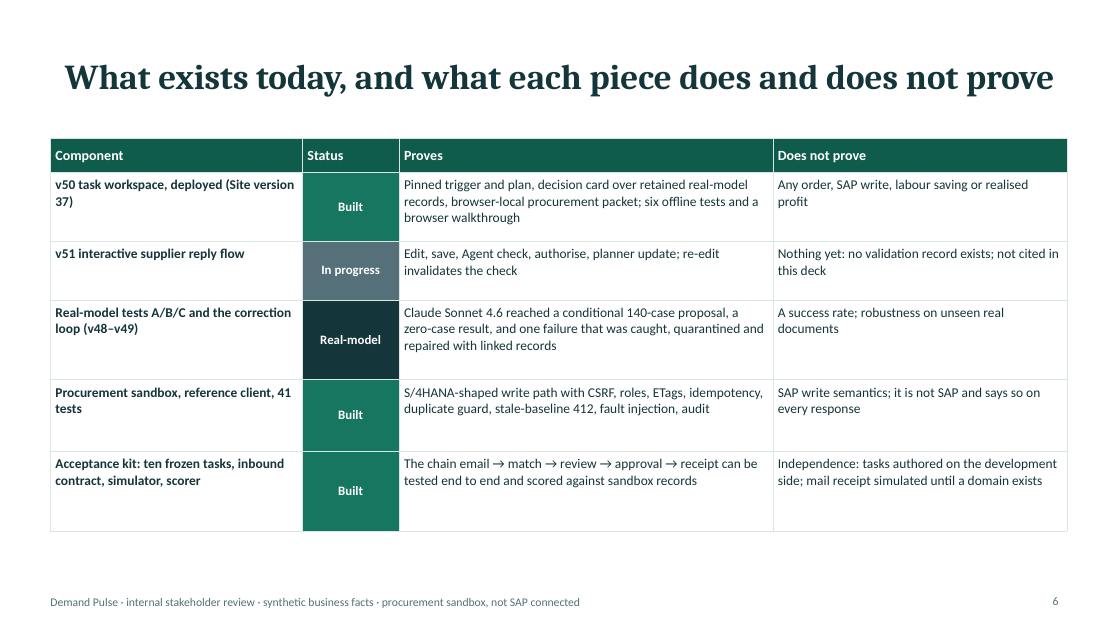
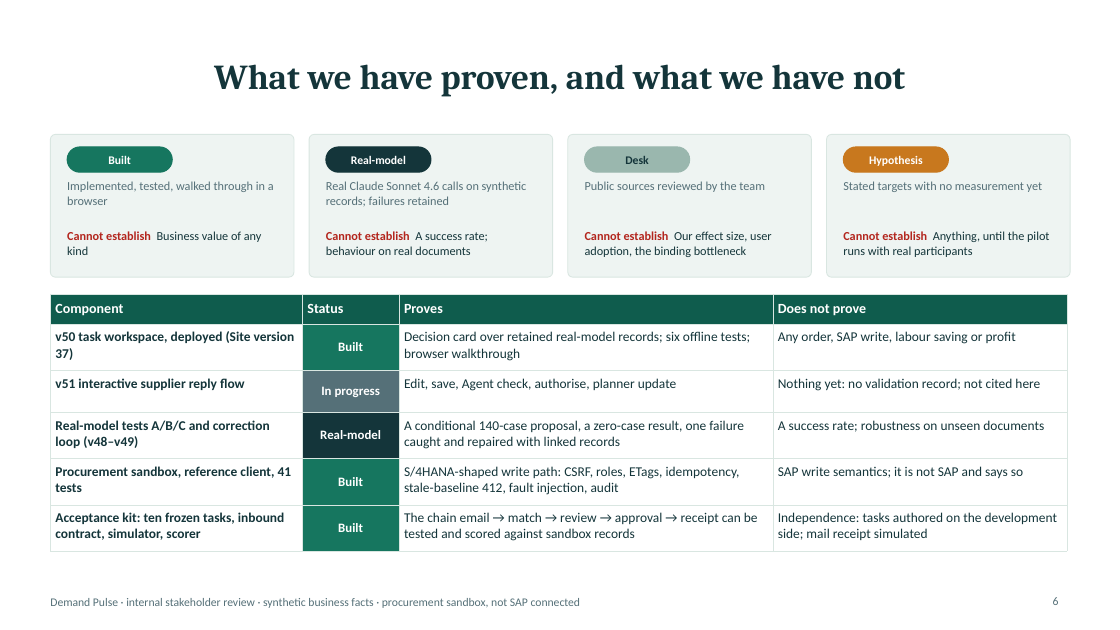
Before and after one commit to logisticPM/sap, a slide deck: slide 6 of presentations/SAP_Demand_Pulse_Business_Case_Deck.pptx. Drawn at 1120x630 pixels with LibreOffice and Linux fonts; fonts in the diff are those of the drawing. Boxes give left, top, right and bottom in pixels: in the first picture for what was removed or moved away, otherwise in the second. Text is boxed around its words. In the diff, an @@ line names an element or a change of style, - is before the commit and + after.

```diff
--- a/presentations/SAP_Demand_Pulse_Business_Case_Deck.pptx
+++ b/presentations/SAP_Demand_Pulse_Business_Case_Deck.pptx
@@ title at [214,64,905,96]: text changed @@
-What exists today, and what each piece does and does not prove
+What we have proven, and what we have not
@@ rounded rectangle added at [50,134,294,277], fill #EEF4F2, outline #D9E6E1 0.75 pt @@
@@ rounded rectangle added at [67,147,172,172], fill #16765F, outline #16765F 1 pt @@
@@ rounded rectangle added at [309,134,553,277], fill #EEF4F2, outline #D9E6E1 0.75 pt @@
@@ rounded rectangle added at [326,147,431,172], fill #14353A, outline #14353A 1 pt @@
@@ rounded rectangle added at [568,134,812,277], fill #EEF4F2, outline #D9E6E1 0.75 pt @@
@@ rounded rectangle added at [585,147,690,172], fill #9AB7AE, outline #9AB7AE 1 pt @@
@@ rounded rectangle added at [827,134,1070,277], fill #EEF4F2, outline #D9E6E1 0.75 pt @@
@@ rounded rectangle added at [844,147,949,172], fill #C8781E, outline #C8781E 1 pt @@
@@ text added at [108,156,131,164], 10 pt, text #FFFFFF, bold @@
+Built
@@ text added at [351,155,406,164], 10 pt, text #FFFFFF, bold @@
+Real-model
@@ text added at [625,156,648,164], 10 pt, text #14353A, bold @@
+Desk
@@ text added at [869,155,923,166], 10 pt, text #FFFFFF, bold @@
+Hypothesis
@@ text added at [67,181,274,205], 10.5 pt, text #557078 @@
+Implemented, tested, walked through in a browser
@@ text added at [326,181,527,206], 10.5 pt, text #557078 @@
+Real Claude Sonnet 4.6 calls on synthetic records; failures retained
@@ text added at [585,181,765,192], 10.5 pt, text #557078 @@
+Public sources reviewed by the team
@@ text added at [843,181,1042,192], 10.5 pt, text #557078 @@
+Stated targets with no measurement yet
@@ text added at [67,231,262,255], 10.5 pt, text #14353A @@
+Cannot establish Business value of any kind
@@ text added at [326,231,488,255], 10.5 pt, text #14353A @@
+Cannot establish A success rate; behaviour on real documents
@@ text added at [585,231,771,257], 10.5 pt, text #14353A @@
+Cannot establish Our effect size, user adoption, the binding bottleneck
@@ text added at [843,231,1049,257], 10.5 pt, text #14353A @@
+Cannot establish Anything, until the pilot runs with real participants
@@ table at [50,294,1067,545] @@
-row 2, column 3: Pinned trigger and plan, decision card over retained real-model records, browser-local procurement packet; six offline tests and a browser walkthrough
+row 2, column 3: Decision card over retained real-model records; six offline tests; browser walkthrough
-row 2, column 4: Any order, SAP write, labour saving or realised profit
+row 2, column 4: Any order, SAP write, labour saving or profit
-row 3, column 3: Edit, save, Agent check, authorise, planner update; re-edit invalidates the check
+row 3, column 3: Edit, save, Agent check, authorise, planner update
-row 3, column 4: Nothing yet: no validation record exists; not cited in this deck
+row 3, column 4: Nothing yet: no validation record; not cited here
-row 4: Real-model tests A/B/C and the correction loop (v48–v49) | Real-model | Claude Sonnet 4.6 reached a conditional 140-case proposal, a zero-case result, and one failure that was caught, quarantined and repaired with linked records | A success rate; robustness on unseen real documents
+row 4: Real-model tests A/B/C and correction loop (v48–v49) | Real-model | A conditional 140-case proposal, a zero-case result, one failure caught and repaired with linked records | A success rate; robustness on unseen documents
-row 5, column 3: S/4HANA-shaped write path with CSRF, roles, ETags, idempotency, duplicate guard, stale-baseline 412, fault injection, audit
+row 5, column 3: S/4HANA-shaped write path: CSRF, roles, ETags, idempotency, stale-baseline 412, fault injection, audit
-row 5, column 4: SAP write semantics; it is not SAP and says so on every response
+row 5, column 4: SAP write semantics; it is not SAP and says so
-row 6, column 3: The chain email → match → review → approval → receipt can be tested end to end and scored against sandbox records
+row 6, column 3: The chain email → match → review → approval → receipt can be tested and scored against sandbox records
-row 6, column 4: Independence: tasks authored on the development side; mail receipt simulated until a domain exists
+row 6, column 4: Independence: tasks authored on the development side; mail receipt simulated
@@ table: place and size @@
-table at [50,139,1067,499]
+table at [50,294,1067,545]
```
Also in this commit, not shown: 3 other slides changed, 2 slides added, 1 slide removed, 2 other files.
